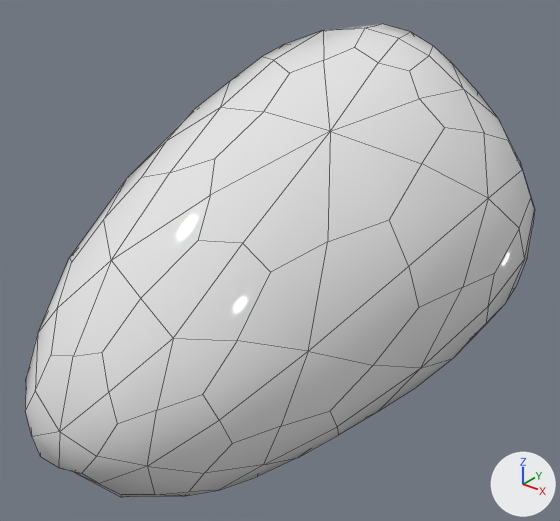
The OBJ model assets/strawberry.obj, before and after one commit.
Rendered twice from a 50 mm camera at (0.0834, -0.1186, 0.124) aimed at (-0.0085, -0.0037, 0.0528). Every picture has the same lights, and +X, +Y and +Z are marked at lower right. The older version comes first. Mesh edges are drawn as thin lines. Where no turn or scale is listed for an object, it has been applied to the vertices.

In view in the first picture: 'strawberry'.
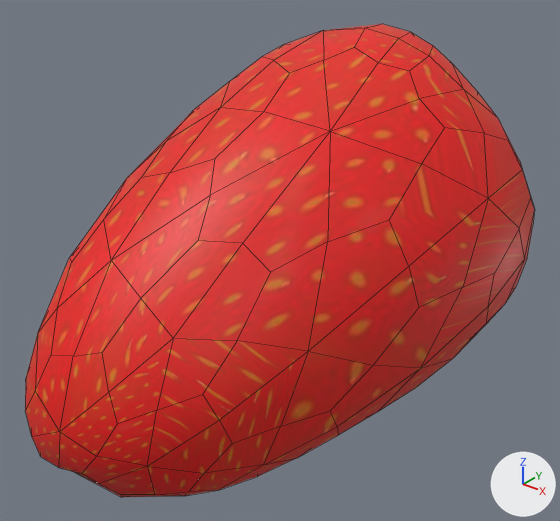
Scene script edits in JSON lines:
```json
{"op": "add", "block": "img_strawberry_skin_jpg", "code": ["img_strawberry_skin_jpg = load_image('strawberry_skin.jpg', 'strawberry_skin.jpg', 1024, 1024, 'sRGB')"]}
{"op": "remove", "block": "mat_material_004", "code": "mat_material_004.base_color = (0.8, 0.8, 0.8)  # white #e7e7e7"}
{"op": "set", "path": "mat_material_004.roughness", "old": "0.0682", "new": "0.5"}
{"op": "add", "block": "mat_material_004", "code": "mat_material_004.texture = img_strawberry_skin_jpg"}
{"block": "me_strawberry", "where": "me_strawberry.from_pydata(...)  # 275 vertices, 270 faces; spans x -0.0476..0.0334, y -0.0585..0.0552, z 0.0108..0.0978"}
{"block": "me_strawberry", "where": "# used by ob_strawberry; location = (0.0, 0.0, 0.0)"}
{"block": "me_strawberry", "change": "me_strawberry part 1: texture (UV) coordinates of 270 of 270 faces, centred in x -0.0474..0.0329, y -0.058..0.055, z 0.0115..0.0972, changed; they spanned u 0.18..0.81, v 0.01..0.99 and now span u 0.02..0.98, v 0.0..1.0"}
```

Where the change shows, as pixel boxes (x1, y1, x2, y2) in the pictures (560 x 521 px):
```json
{"object": "strawberry", "change": "surface changed", "before": [25, 24, 534, 497], "after": [25, 24, 534, 497], "on screen": "white to red"}
```
